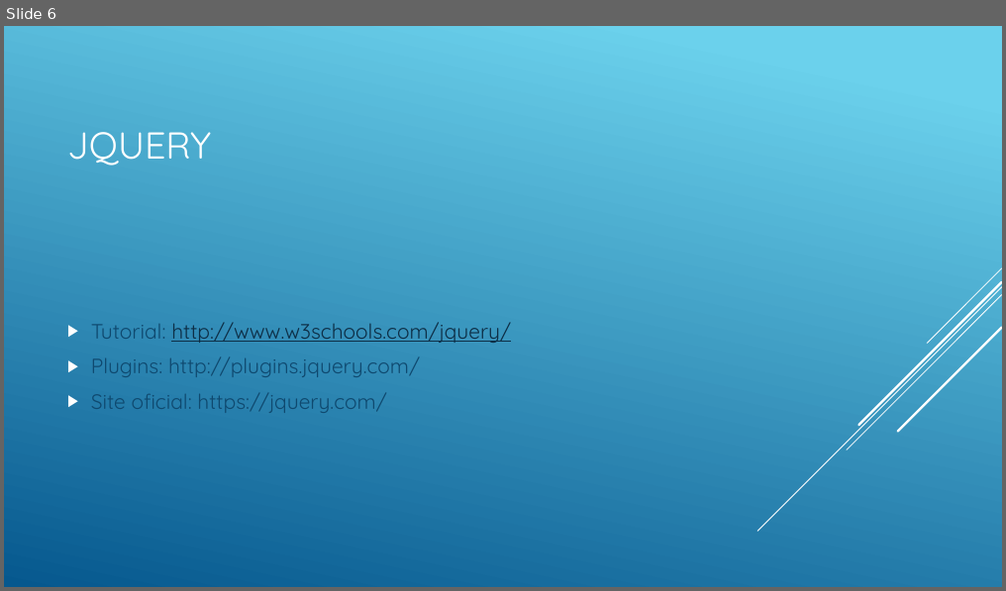
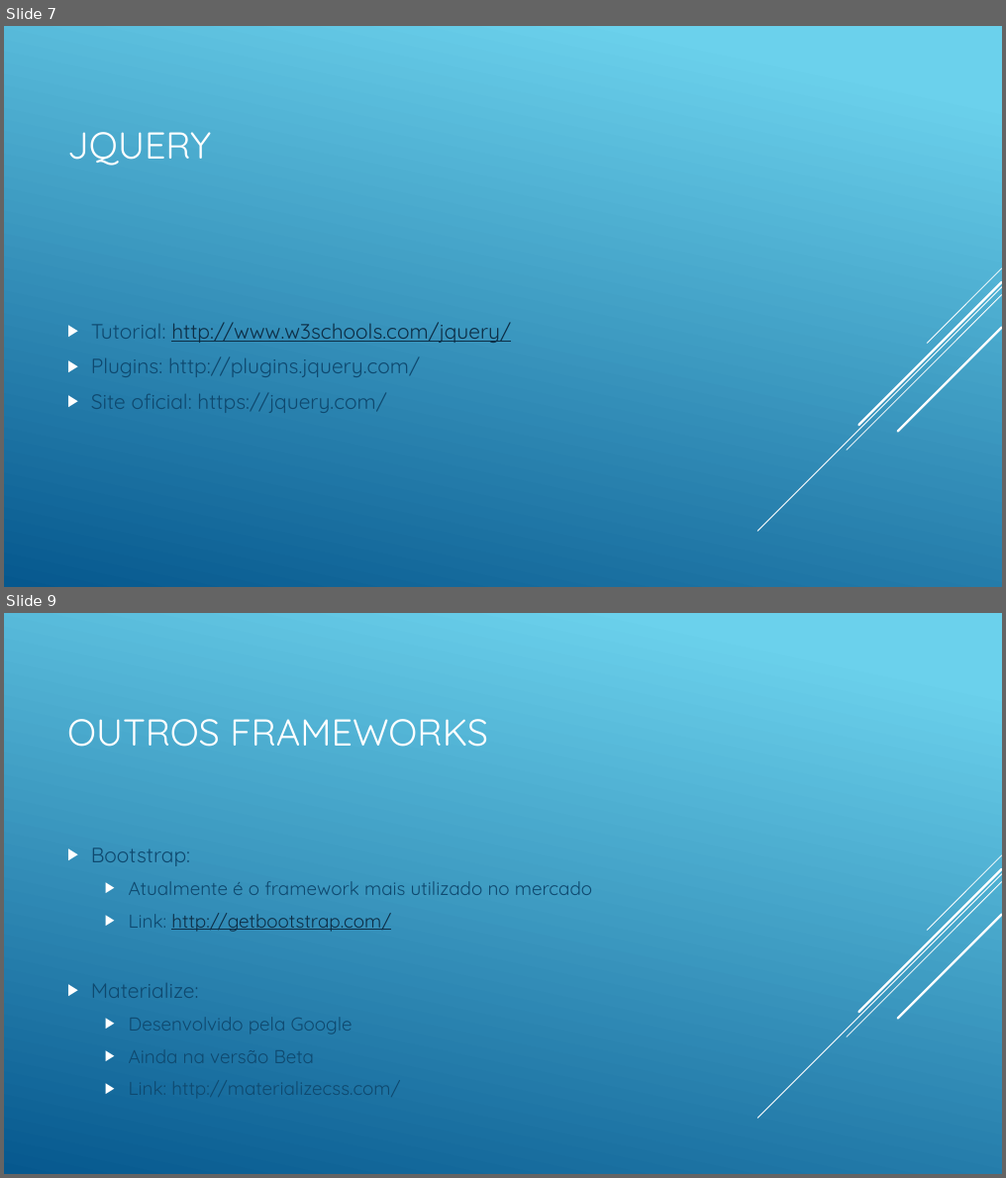
Before and after one commit to matheustristao/AulaFrontEnd, a slide deck: front-end.pptx. Shown one above the other, each under a label of ours: slide 6 before the commit, slides 7 and 9 after it; the slides between them are not shown. The pictures are 1006x591 and 1006x1178 pixels, drawn with LibreOffice and Linux fonts; fonts in the diff are those of the drawing. Boxes give left, top, right and bottom in pixels: in the first picture for what was removed or moved away, otherwise in the second. Text is boxed around its words. In the diff, an @@ line names an element or a change of style, - is before the commit and + after.

```diff
--- a/front-end.pptx
+++ b/front-end.pptx
@@ slide 9 added at box(4, 613, 1002, 1174), background gradient #6ED2EB to #06588E; not listed: 5 template elements that a slide beside it also shows @@
@@ title added at box(67, 719, 488, 747), 36 pt, text #FFFFFF @@
+OUTROS FRAMEWORKS
@@ text added at box(91, 848, 592, 1097), 18 pt, text #0F496F @@
+▶ Bootstrap:
+  ▶ Atualmente é o framework mais utilizado no mercado
+  ▶ Link: http://getbootstrap.com/
+▶ Materialize:
+  ▶ Desenvolvido pela Google
+  ▶ Ainda na versão Beta
+  ▶ Link: http://materializecss.com/
@@ what was slide 6 is now slide 7 @@
```
Also in this commit, not shown: 2 slides changed, 1 other slide added, 12 other files.
